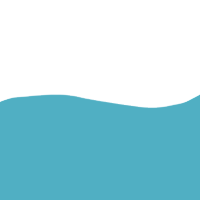
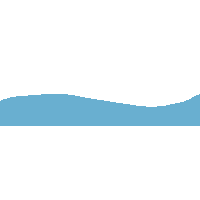
Two versions of the same layered image (200x200). Layer-by-layer changes:
painted on "Layer 1" over [0, 94, 200, 200]
